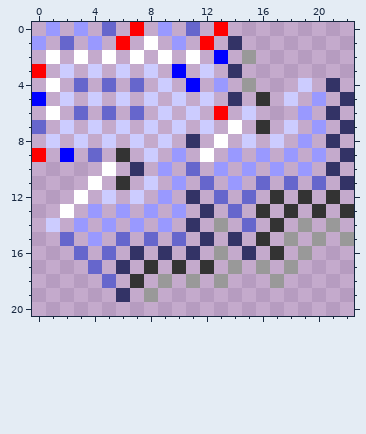
Two states of a pixel-art sprite, mozilla/themes/classic/messenger/replyall.gif. That is the earlier state.
The file is 23x21 pixels.
The same view after the edit:
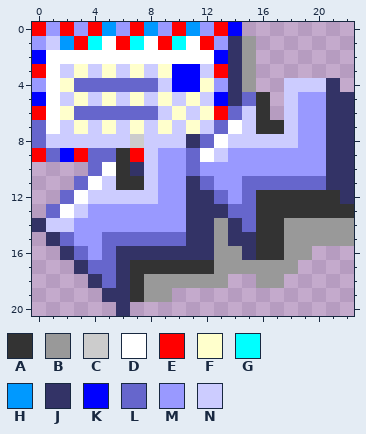
Palette (. is transparent): A #333333  B #999999  C #cccccc  D #ffffff  E #ff0000  F #ffffcc  G #00ffff  H #0099ff  J #333366  K #0000ff  L #6666cc  M #9999ff  N #ccccff
Difference:
Changed rows in their new state; - is an unchanged pixel.
first column x 0:
 0 E-E-EHM-H-EHM-K--------
 1 -NHEGD-G-EGD-M-B-------
 2 K-D-D-D-D-D-D-J--------
 3 -D-F-F-F-F-K-E-B-------
 4 M-F-L-L-L-K-F-J---N-N--
 5 -D-F-F-F-F-F-K-L---M-J-
 6 E-F-L-L-L-F-F-L-A-N-M-J
 7 -D-F-F-F-F-F-L-N-A-M-J-
 8 L-N-N-NCN-N-L-N-N-N-M-J
 9 -L-E-L-E-M-L-N-M-M-M-J-
10 ----L-A-N-M-M-M-M-M-M-J
11 ---L-N-A-M-J-M-L-L-L-J-
12 --L-N-N-N-M-J-M-A-A-A-J
13 -L-N-M-M-M-J-J-L-A-A-A-
14 J-N-M-M-M-M-J-J-A-B-B-B
15 -J-M-L-L-L-J-B-J-A-B-B-
16 --J-M-J-J-J-J-B-A-B----
17 ---J-L-A-A-A-B-B-B-----
18 ----J-J-B-B-B---B------
19 -----J-A-B-------------
20 ------J----------------
Changed places in both pictures, as pixel boxes (x1, y1, x2, y2):
changed: (32, 22, 354, 316)
